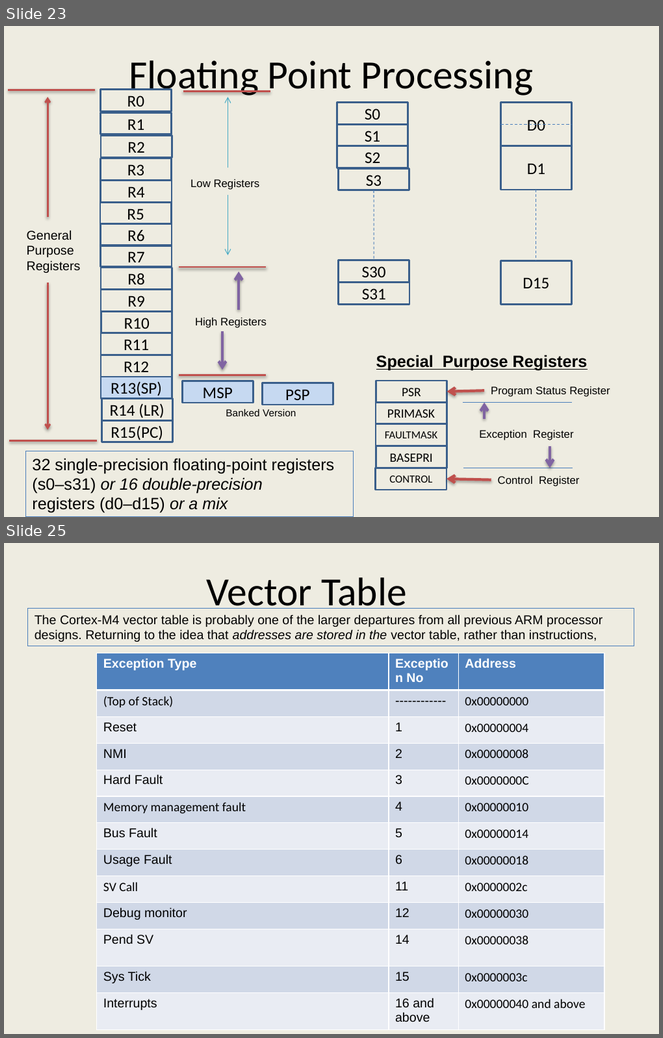
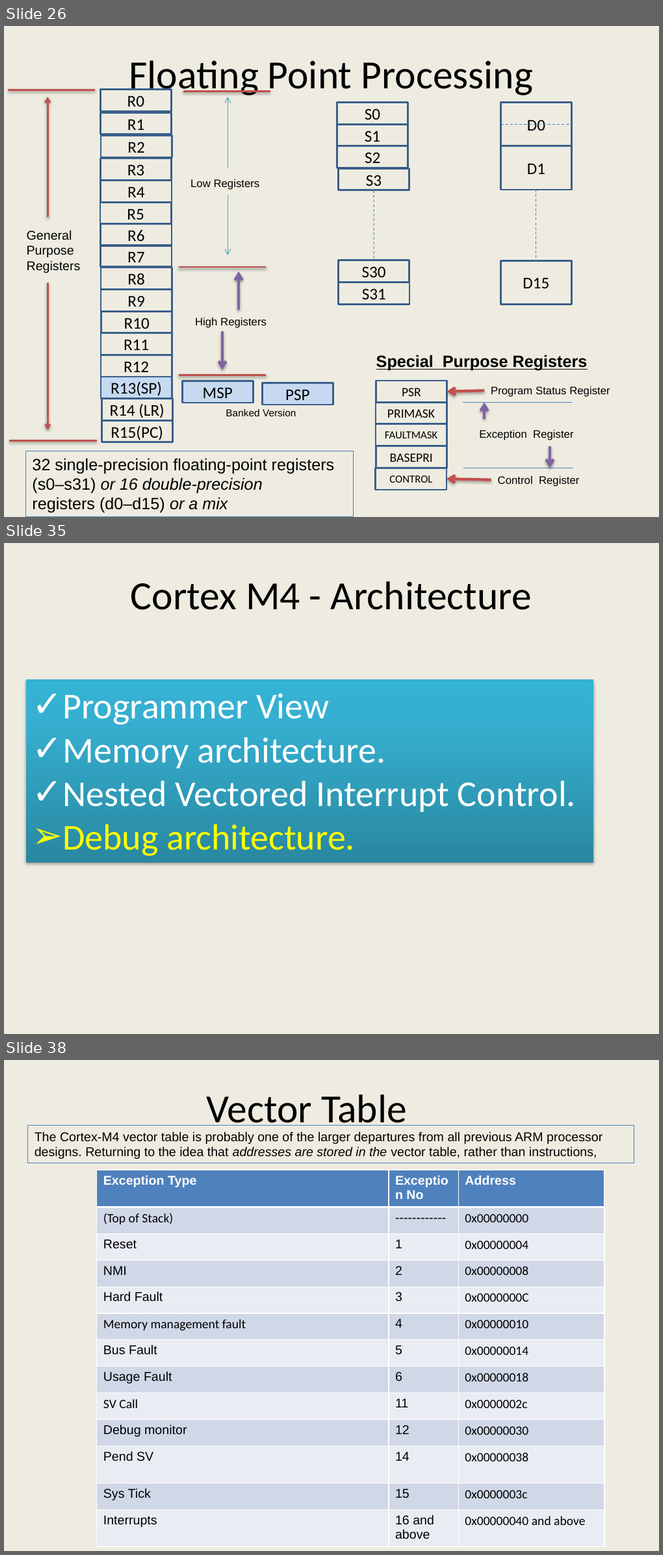
Before and after one commit to girishsukukumar/ARM-Architecture, a slide deck: Module-4.pptx. Shown one above the other, each under a label of ours: slides 23 and 25 before the commit, slides 26, 35 and 38 after it; the slides between them are not shown. The pictures are 663x1038 and 663x1555 pixels, drawn with LibreOffice and Linux fonts; fonts in the diff are those of the drawing. Boxes give left, top, right and bottom in pixels: in the first picture for what was removed or moved away, otherwise in the second. Text is boxed around its words. In the diff, an @@ line names an element or a change of style, - is before the commit and + after.

```diff
--- a/Module-4.pptx
+++ b/Module-4.pptx
@@ slide 35 added at box(4, 543, 659, 1034), background #EEECE1 @@
@@ text added at box(131, 581, 532, 610), 44 pt, text #000000 @@
+Cortex M4 - Architecture
@@ rectangle added at box(25, 679, 594, 862), fill gradient #2A88A2 to #37B1D2 to #34B4D6, 40 pt, text #FFFFFF @@
+✓ Programmer View
+✓ Memory architecture.
+✓ Nested Vectored Interrupt Control.
+➢ Debug architecture.
@@ what was slide 23 is now slide 26 @@
@@ what was slide 25 is now slide 38 @@
```
Also in this commit, not shown: 1 slide changed, 13 other slides added, 2 other files.
